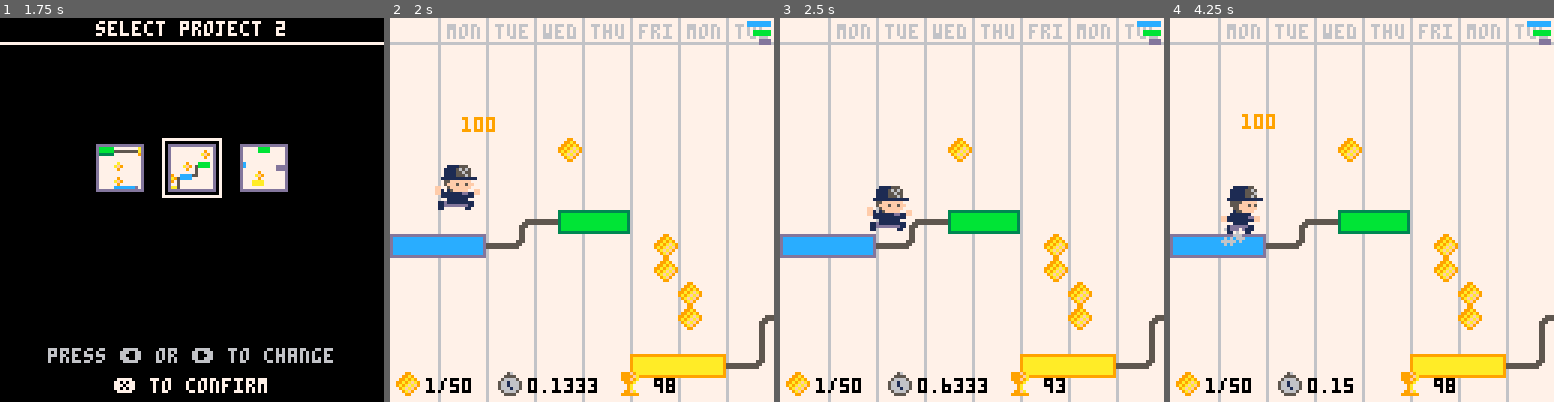
Above: before the commit, frames 1-4 (left to right).
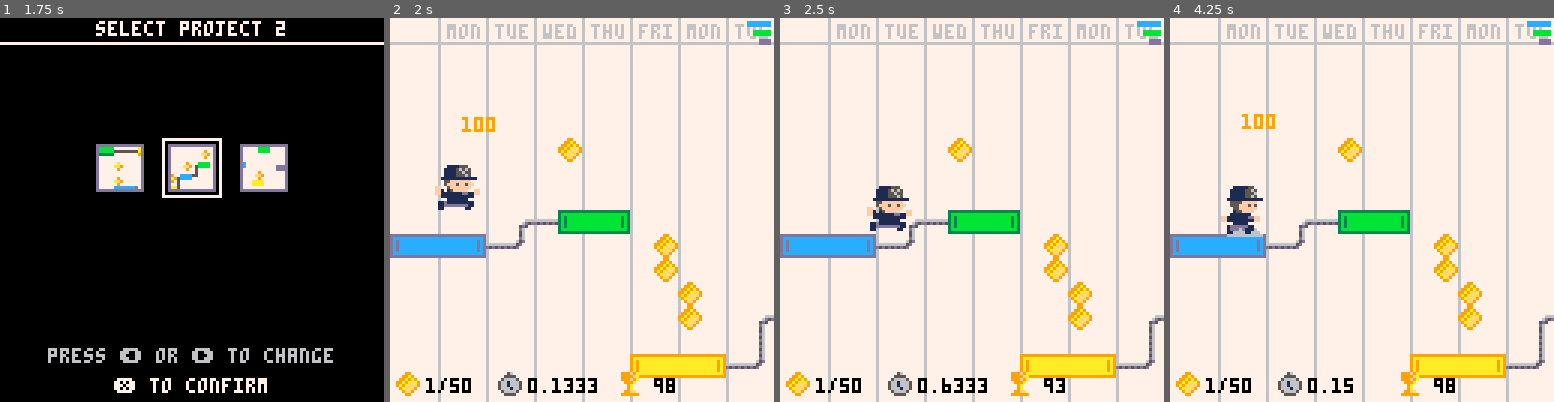
Above: after the commit, the same moments.

Repository: teamgantt/gantt-runner
Game: PICO-8 cartridge gantt-runner.p8
Two runs of this game, one before a commit and one after it. Both use one fixed random seed, a clock stepped at 60 frames per second and the inputs below.
Inputs:
- Up to frame 1 (1.75 s): tap X (X key) at 0.33, 1.07 s; tap O (Z key) at 0.7, 1.7 s; hold Right from 1.6 s (still down)
- Up to frame 2 (2 s): keep holding Right; tap X (X key) at 1.85 s
- Up to frame 3 (2.5 s): release Right at 2.1 s; tap O (Z key) at 2.1 s; hold Right from 2.47 s (still down)
- Up to frame 4 (4.25 s): tap O (Z key) every 0.4 s from 2.5 to 4.1 s; tap X (X key) at 2.97, 4.08 s; release Right at 3.03 s; hold Left 3.08-3.58 s; hold Down 3.63-3.97 s; hold Right from 4.02 s (still down)

Frame 1 is identical in both runs. In frame 2, 0.7% of the frame differs, in the area x 1-100%, y 51-93%; in frame 3, 0.7%; in frame 4, 0.9%.

Commit message:
refactored particles

Diff:
--- a/src/particles.lua
+++ b/src/particles.lua
@@ -2,91 +2,52 @@
 function i_particles()
   --particles
   effects = {}
-
-  --effects settings
-  explode_size = 5
-  explode_colors = {8,9,6,5}
-  explode_amount = 5
-
-  --sfx
-  -- trail_sfx = 0
-  -- explode_sfx = 1
-  -- fire_sfx = 2
-
+  poof_life=10
 end
 
-function add_fx(x,y,die,dx,dy,grav,grow,shrink,r,c_table)
+function add_poof(x,y,dir)
   local fx={
       x=x,
       y=y,
       t=0,
-      die=die,
-      dx=dx,
-      dy=dy,
-      grav=grav,
-      grow=grow,
-      shrink=shrink,
-      r=r,
-      c=0,
-      c_table=c_table
+      dx=2,
+      dy=2,
+      dir=dir,
   }
+  if (dir=='l') fx.dx=1
+  if (dir=='r') fx.dx=-1
+
   add(effects,fx)
 end
 
 function u_fx()
   for fx in all(effects) do
+      --snap y value to ground 8px increments
+      if fx.y%8!=0 then
+        if fx.y%8==0 then fx.y=flr(fx.y/8)*8 end
+      end
+
       --lifetime
       fx.t+=1
-      if fx.t>fx.die then del(effects,fx) end
-
-      --color depends on lifetime
-      if fx.t/fx.die < 1/#fx.c_table then
-        fx.c=fx.c_table[1]
-      elseif fx.t/fx.die < 2/#fx.c_table then
-          fx.c=fx.c_table[2]
-      elseif fx.t/fx.die < 3/#fx.c_table then
-          fx.c=fx.c_table[3]
-      else
-          fx.c=fx.c_table[4]
-      end
-
-      --physics
-      if fx.grav then fx.dy+=.25 end
-      if fx.grow then fx.r+=.075 end
-      if fx.shrink then fx.r-=.075 end
+      if fx.t>poof_life then del(effects,fx) end
 
       --move
       fx.x+=fx.dx
-      fx.y+=fx.dy
   end
 end
 
 function d_fx()
   for fx in all(effects) do
-      --draw pixel for size 1, draw circle for larger
-      if fx.r<=1 then
-          pset(fx.x,fx.y,fx.c)
-      else
-          circfill(fx.x,fx.y,fx.r,fx.c)
-      end
+    -- draw cloud sprites depending on fx time alive
+    local flip=false
+    if fx.dir=='l' then flip=true end
+
+    -- change sprites to 1 of 3 sprites depending on lifetime
+    local s=58
+    if fx.t<poof_life/3 then s=58
+    elseif fx.t<poof_life/3*2 then s=59
+    else s=43 end
+
+    spr(s,fx.x,fx.y,1,1,flip)
   end
 end
-
--- poof effect
-function dust(x,y,r,l,c_table,num)
-  for i=0, num do
-      --settings
-      add_fx(
-          x,         -- x
-          y,         -- y
-          l+rnd(4), -- die
-          rnd(2)-1,  -- dx
-          rnd(2)-3,  -- dy
-          true,      -- gravity
-          false,     -- grow
-          true,      -- shrink
-          r,         -- radius
-          c_table    -- color_table
-      )
-  end
-end
--- a/src/player.lua
+++ b/src/player.lua
@@ -60,7 +60,8 @@
 			self.on_platform=false
 			self.coyote_time=0
 			self.jumps+=1
-			dust(self.feet_x-4,self.feet_y,2,5,{5,6,7},4)
+			add_poof(self.feet_x-4,self.feet_y-8,'l')
+			add_poof(self.feet_x+4,self.feet_y-8,'r')
 		end,
 
 		-- sfx
@@ -119,6 +120,11 @@
 			if (run_sfx.elapsed >= 1) then
 				run_sfx.elapsed=0
 				sfx(player.sfx_step)
+				if player.dx>0 then
+					add_poof(player.x-4+player.w/2,player.y+player.h/2,'r')
+				else
+					add_poof(player.x+player.w/2,player.y+player.h/2,'l')
+				end
 			end
 		end
 	}
@@ -208,7 +214,6 @@
 		run_anim.f=run_anim.f+run_anim.timing
 
 		if player.move == 'sprint' then
-			dust(player.feet_x,player.feet_y,2,1,{5,6,7},4)
 			run_sfx.step(.15)
 		end
 	else
@@ -237,7 +242,8 @@
 		end
 
 		if (not player.on_platform) then
-			dust(player.feet_x,player.feet_y+6,2,5,{5,6,7},4)
+			add_poof(player.x+player.w/2,player.y+player.h/2,'l')
+			add_poof(player.x+player.w/2,player.y+player.h/2,'r')
 		end
 
 
--- a/src/select.lua
+++ b/src/select.lua
@@ -57,12 +57,11 @@
       max_choice = 3
       select_box_character.x = 28 -- reset
       select_box_lvl.x = 38 -- reset
-      sfx(4)
     elseif (select_type == 'level') then
       g.start_level(selected_index)
       max_choice = 2
     end
-    sfx(4)
+    sfx(20)
   end
 
 
Not shown, changed: 28 lines of the sprite sheet (__gfx__) section of gantt-runner.p8
Not shown, changed: the sound effects (__sfx__) section of gantt-runner.p8
Not shown, changed: gantt_runner_html/gantt_runner.js
